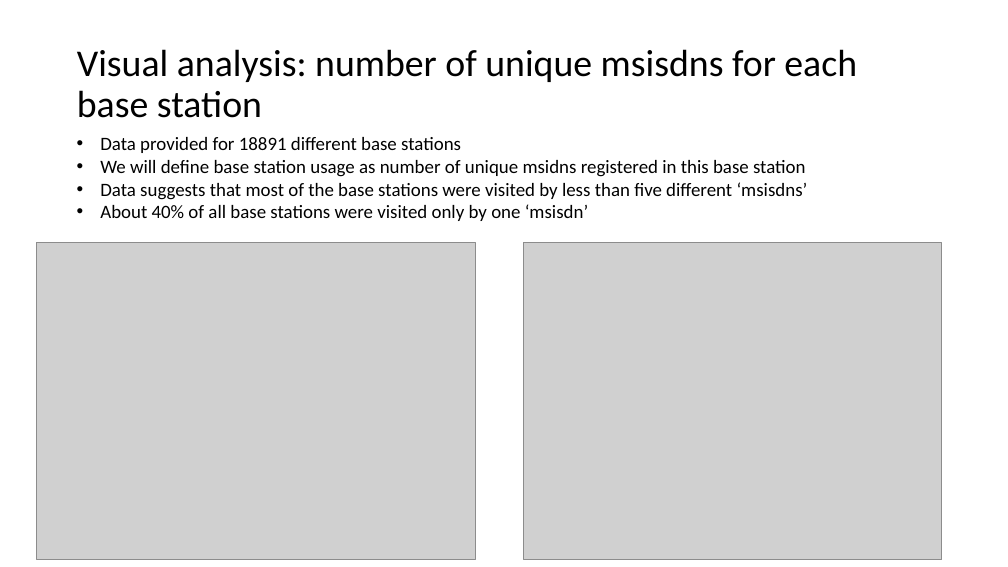
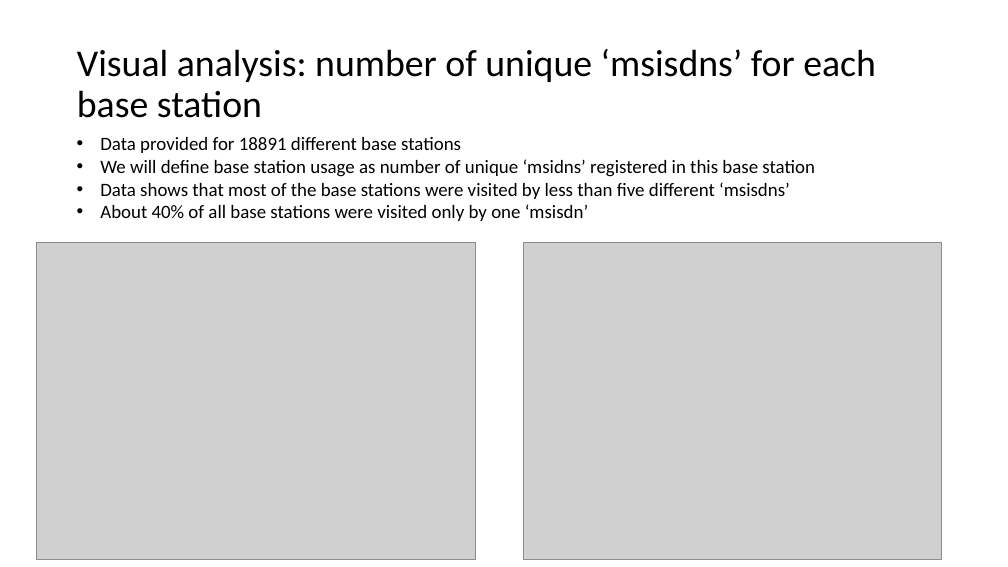
Before and after one commit to Sirorezka/Telecom_project, a slide deck: slide 5 of my_ppt.pptx. Drawn at 1008x567 pixels with LibreOffice and Linux fonts; fonts in the diff are those of the drawing; grey boxes stand for pictures. Boxes give left, top, right and bottom in pixels: in the first picture for what was removed or moved away, otherwise in the second. Text is boxed around its words. In the diff, an @@ line names an element or a change of style, - is before the commit and + after.

```diff
--- a/my_ppt.pptx
+++ b/my_ppt.pptx
@@ title at [77,49,876,118]: text changed @@
-Visual analysis: number of unique msisdns for each base station
+Visual analysis: number of unique ‘msisdns’ for each base station
@@ text at [100,159,815,199]: text changed @@
-• We will define base station usage as number of unique msidns registered in this base station
-• Data suggests that most of the base stations were visited by less than five different ‘msisdns’
+• We will define base station usage as number of unique ‘msidns’ registered in this base station
+• Data shows that most of the base stations were visited by less than five different ‘msisdns’
```
Also in this commit, not shown: 9 other slides changed, 2 slides added, 1 slide removed, 10 other files.
